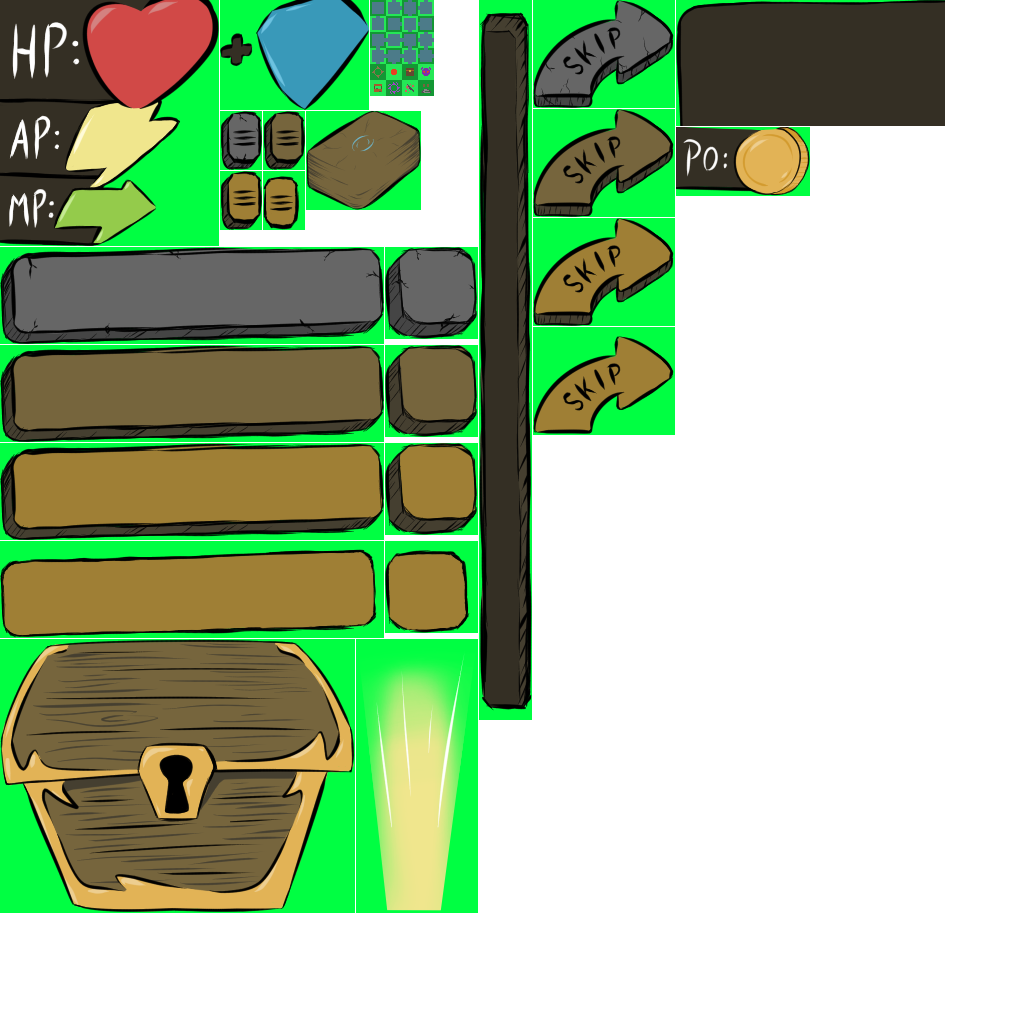
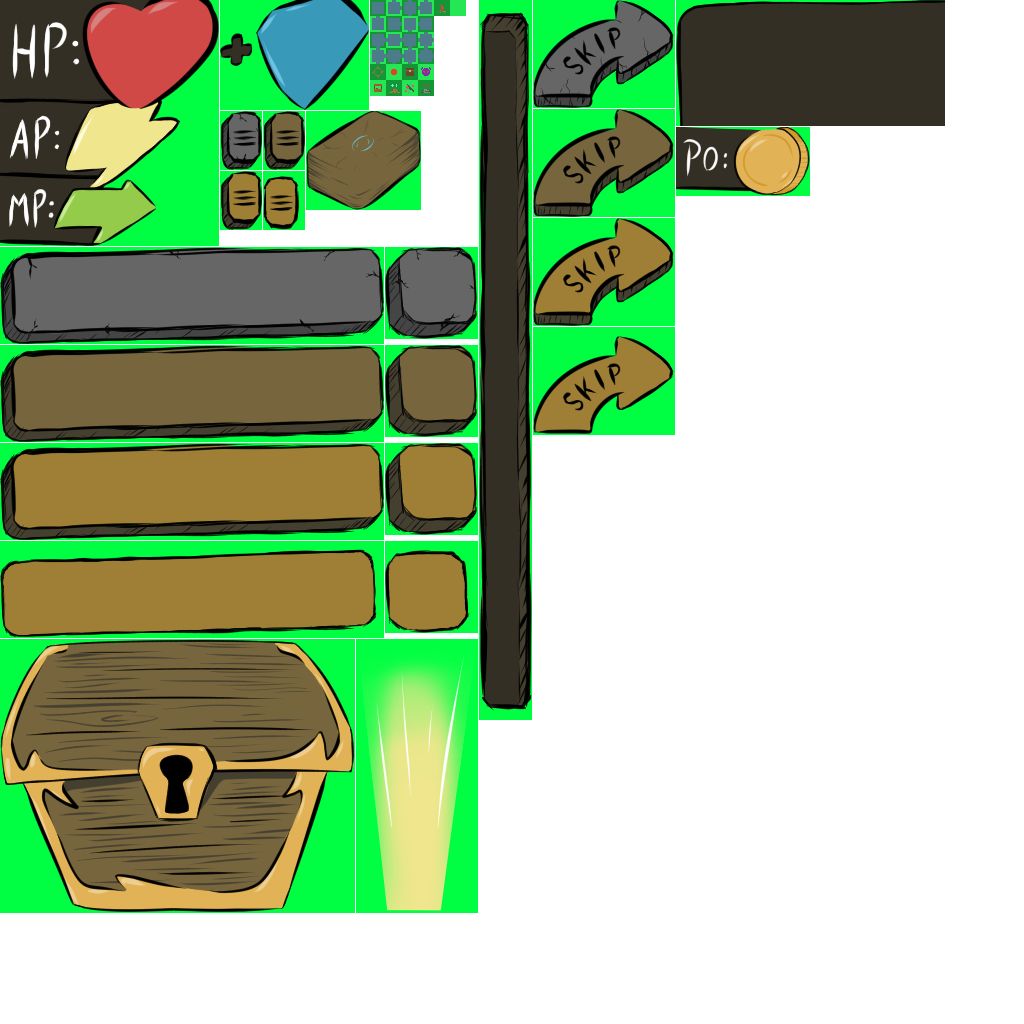
The second 1024x1024 image is a revision of the first. Changes to its layers:
painted on "Copier de Calque de dessin 4" (3rd of 4, in "slider") over [388, 82, 400, 94]
painted on "Calque de dessin 3" over [434, 0, 466, 16]
painted on "color" (2nd of 6, in "color") over [434, 0, 466, 16]
painted on "color" (3rd of 6, in "color") over [388, 0, 466, 94]
painted on "color" (4th of 6, in "color") over [388, 0, 466, 94]
painted on "color" (5th of 6, in "color") over [388, 82, 400, 94]
painted on "color" (6th of 6, in "color") over [388, 82, 400, 94]
painted on "Calque de dessin 9" over [388, 82, 400, 94]
painted on "miniMap" over [388, 0, 466, 94]
painted on "Calque de dessin 7" (1st of 2, in "greenScreen") over [448, 0, 466, 16]
painted on "Copier de Calque de dessin 7" (1st of 3, in "greenScreen") over [388, 0, 466, 94]
painted on "Calque de dessin 7" (2nd of 2, in "greenScreen") over [388, 0, 448, 94]
painted on "Copier de Calque de dessin 7" (2nd of 3, in "greenScreen") over [388, 82, 400, 94]
renamed "miniMap" to "miniMap Fusionnés", painted on it over [388, 0, 466, 94]
painted on "Calque de dessin 12" over [388, 82, 400, 94]
